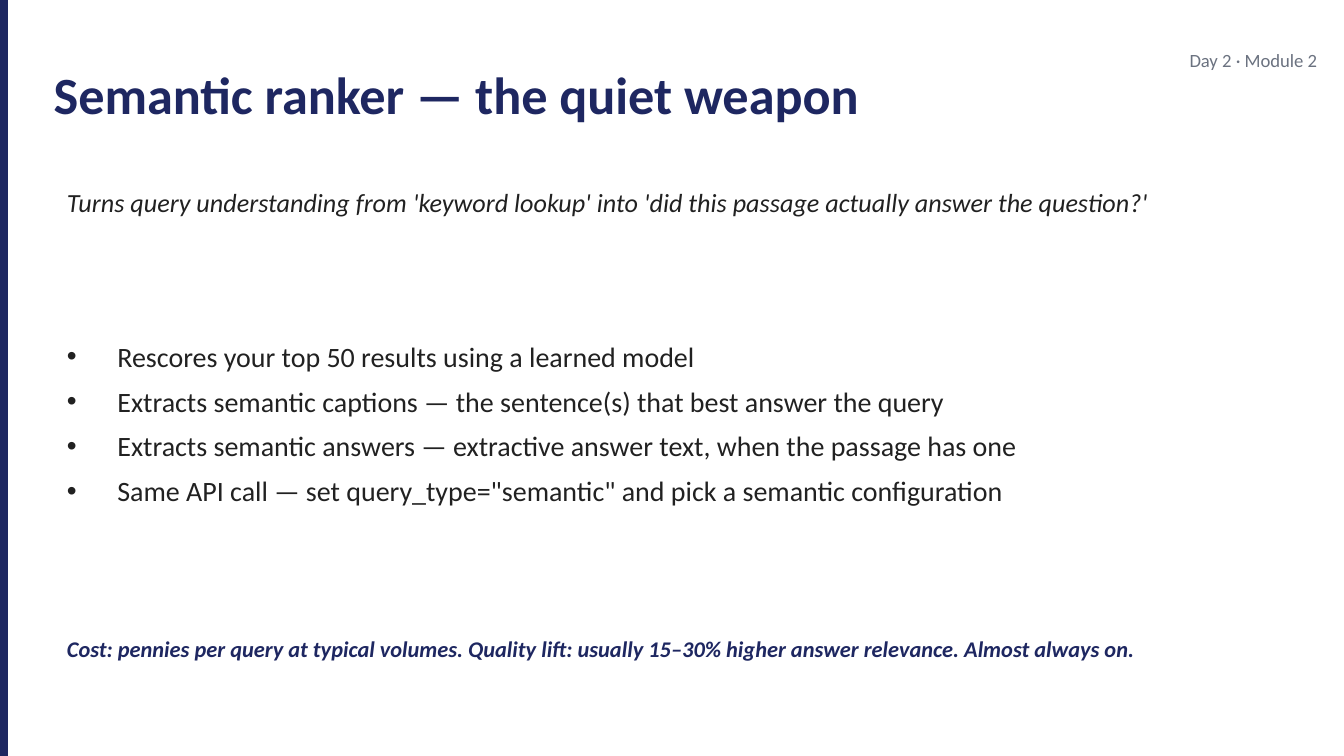
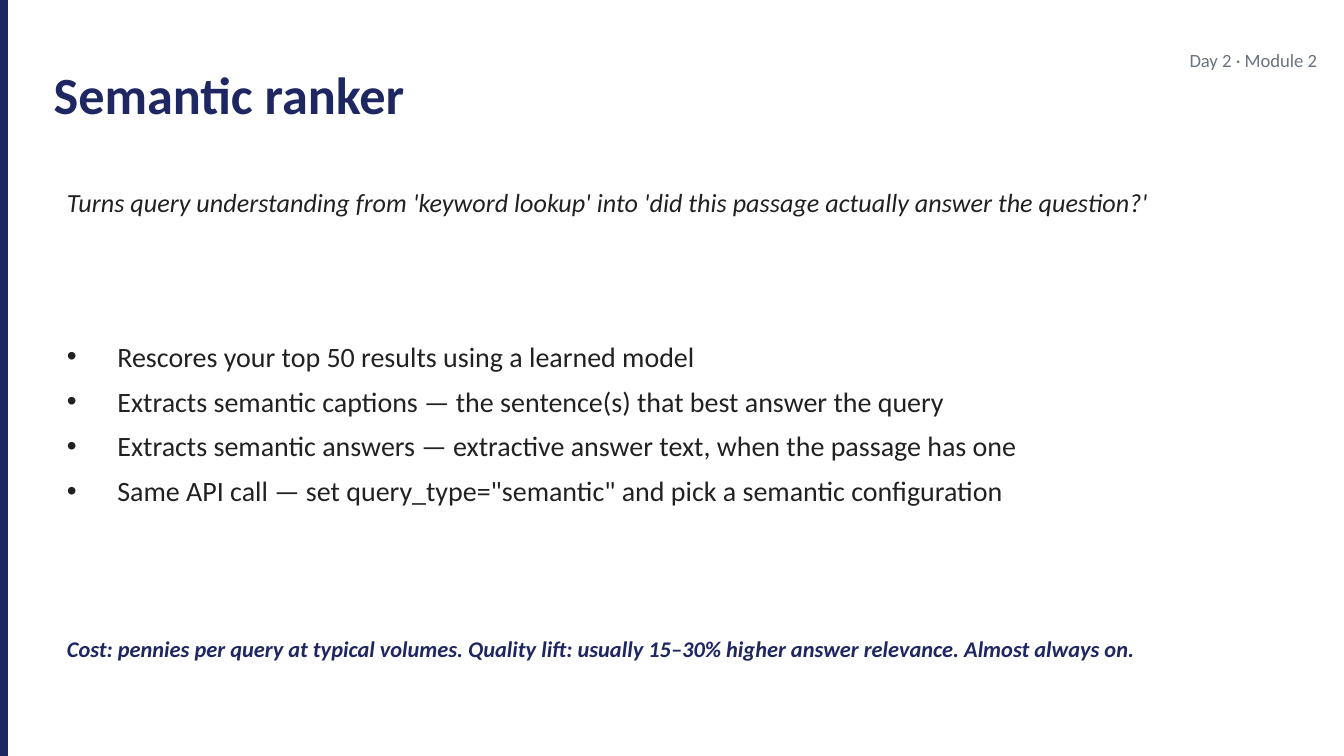
Before and after one commit to JimPiquant/Building-AI-Apps-and-Agents, a slide deck: slide 8 of decks/day2/module-2-custom-rag.pptx. Drawn at 1344x756 pixels with LibreOffice and Linux fonts; fonts in the diff are those of the drawing. Boxes give left, top, right and bottom in pixels: in the first picture for what was removed or moved away, otherwise in the second. Text is boxed around its words. In the diff, an @@ line names an element or a change of style, - is before the commit and + after.

```diff
--- a/decks/day2/module-2-custom-rag.pptx
+++ b/decks/day2/module-2-custom-rag.pptx
@@ text at (x1=54, y1=77, x2=405, y2=115): text changed @@
-Semantic ranker — the quiet weapon
+Semantic ranker
```
Also in this commit, not shown: 1 other slide changed, 8 other files.
